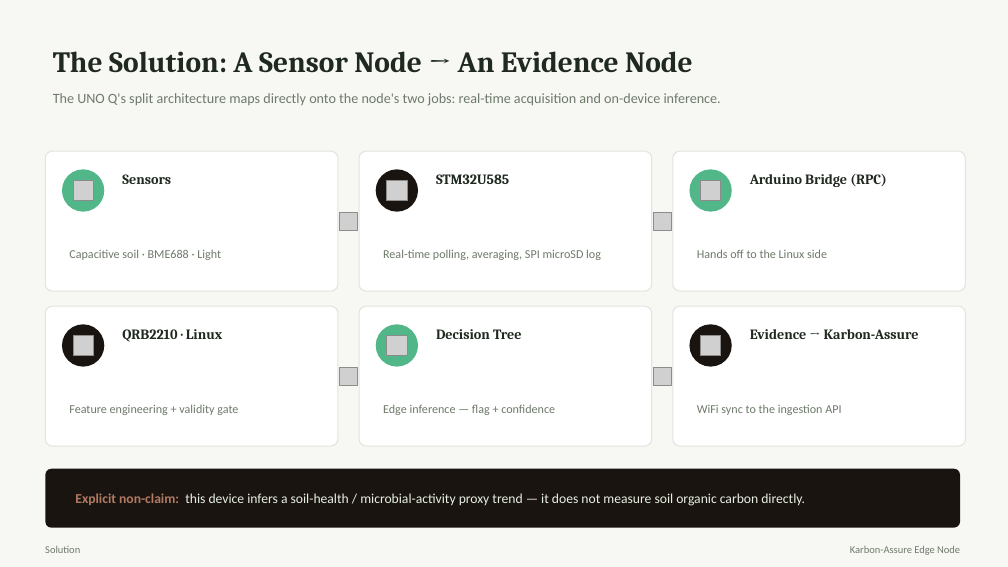
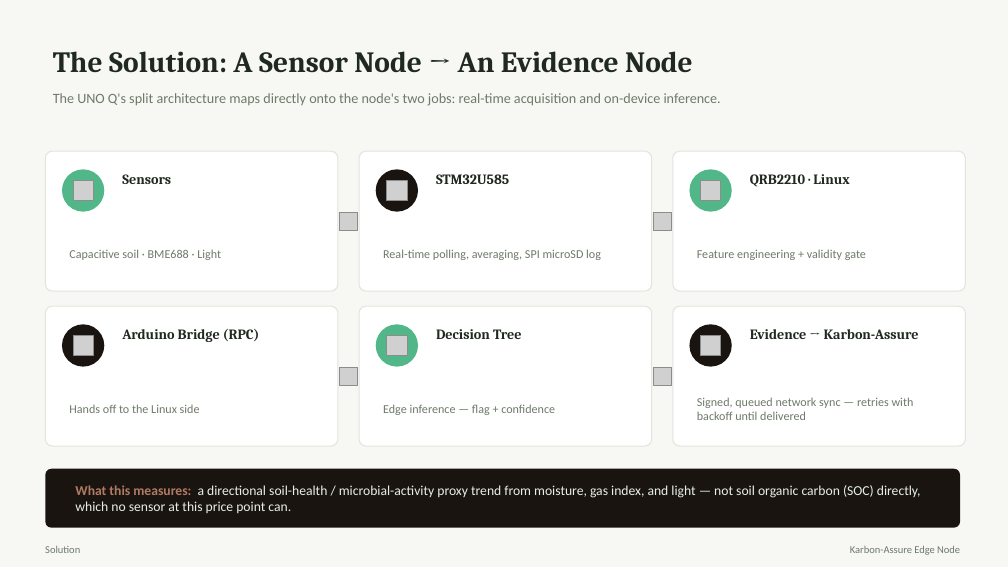
Before and after one commit to codeNick7/KA-Edge-AI-Node, a slide deck: slide 4 of demo/karbon_assure_edge_node_demo_1.pptx. Drawn at 1008x567 pixels with LibreOffice and Linux fonts; fonts in the diff are those of the drawing; grey boxes stand for pictures. Boxes give left, top, right and bottom in pixels: in the first picture for what was removed or moved away, otherwise in the second. Text is boxed around its words. In the diff, an @@ line names an element or a change of style, - is before the commit and + after.

```diff
--- a/demo/karbon_assure_edge_node_demo_1.pptx
+++ b/demo/karbon_assure_edge_node_demo_1.pptx
@@ text at [750, 174, 850, 187]: text changed @@
-Arduino Bridge (RPC)
+QRB2210 · Linux
@@ text at [697, 249, 866, 260]: text changed @@
-Hands off to the Linux side
+Feature engineering + validity gate
@@ text at [122, 329, 260, 342]: text changed @@
-QRB2210 · Linux
+Arduino Bridge (RPC)
@@ text at [69, 404, 200, 413]: text changed @@
-Feature engineering + validity gate
+Hands off to the Linux side
@@ text at [697, 397, 914, 420]: text changed @@
-WiFi sync to the ingestion API
+Signed, queued network sync — retries with backoff until delivered
@@ text at [75, 485, 921, 513]: text changed @@
-Explicit non-claim: this device infers a soil-health / microbial-activity proxy trend — it does not measure soil organic carbon directly.
+What this measures: a directional soil-health / microbial-activity proxy trend from moisture, gas index, and light — not soil organic carbon (SOC) directly, which no sensor at this price point can.
```
Also in this commit, not shown: 1 other slide changed, 1 other file.
